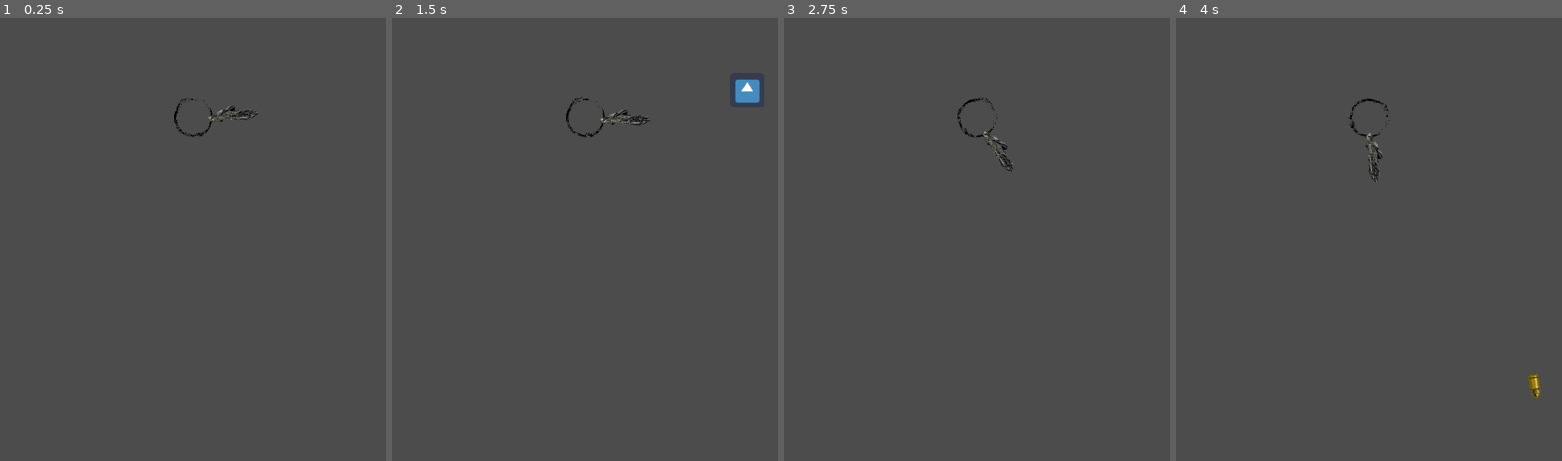
Above: before the commit, frames 1-4 (left to right).
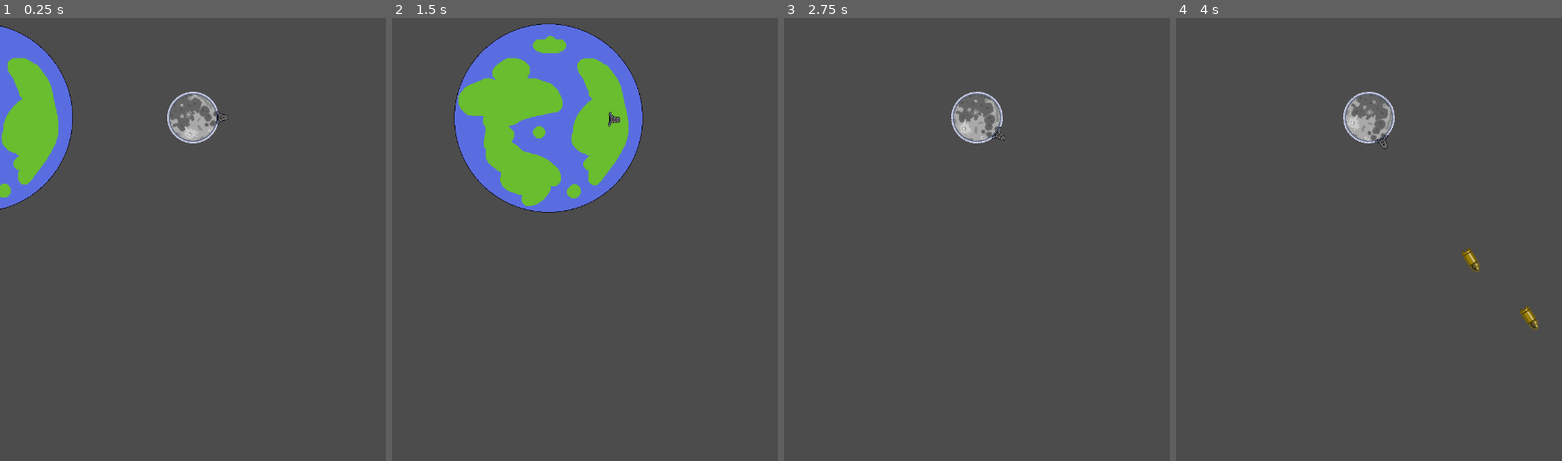
Above: after the commit, the same moments.

Repository: mollySnow/moonshot
Game: Godot game, scene res://nodes/world/world_root.tscn
Two runs of this game, one before a commit and one after it. Both use one fixed random seed, a clock stepped at 60 frames per second and the inputs below. The engine's default icon, where the game draws it, is replaced by a stand-in: a white triangle on a blue panel in a dark square.
Inputs (mouse positions are in pixels of both pictures, inside the frame that each line leads up to):
- Up to frame 1 (0.25 s): no input
- Up to frame 2 (1.5 s): tap Enter (ui_accept) at 0.5, 0.6, 0.77, 1.07 s; move the mouse to (669, 84) at 0.52 s; move the mouse to (507, 150) at 1.27 s; click (507, 150) at 1.35 s
- Up to frame 3 (2.75 s): tap Enter (ui_accept) at 1.52, 1.55, 1.82, 2.1 s; move the mouse to (outside the picture) at 2.02 s
- Up to frame 4 (4 s): move the mouse to (1349, 252) at 2.77 s; click (1349, 252) at 2.85 s; tap Enter (ui_accept) at 3.02, 3.05, 3.32, 3.6, 3.77 s; move the mouse to (1484, 221) at 3.52 s

The runs differ from the first frame. In frame 1, 6.9% of the frame differs, in the area x 0-67%, y 1-44%; in frame 2, 17%, in the area x 16-96%, y 1-44%; in frame 3, 1.0%; in frame 4, 1.4%.

Commit message:
removed mock textures, refactored gunscene (it simply doesnt exist anymore)

Diff:
--- a/src/nodes/gun/Gun.tscn
+++ b/src/nodes/gun/Gun.tscn
@@ -1,18 +1,16 @@
 [gd_scene load_steps=3 format=2]
 
 [ext_resource path="res://nodes/gun/Gun.gd" type="Script" id=1]
-[ext_resource path="res://nodes/moon/pngwing.com.png" type="Texture" id=2]
+[ext_resource path="res://nodes/moon/Gun test.png" type="Texture" id=2]
 
 [node name="Gun" type="Node2D"]
 script = ExtResource( 1 )
 force = 3
 
 [node name="Sprite2" type="Sprite" parent="."]
-rotation = -2.1485
-scale = Vector2( 0.0633442, 0.202578 )
 texture = ExtResource( 2 )
-offset = Vector2( -600, 320 )
+offset = Vector2( 0, -55 )
 
 [node name="BarrelEnd" type="Position2D" parent="."]
-position = Vector2( 121.953, -7.18028 )
+position = Vector2( 2.71051e-20, -66 )
 scale = Vector2( 727.731, 331969 )
--- a/src/nodes/moon/moon.gd
+++ b/src/nodes/moon/moon.gd
@@ -2,14 +2,18 @@
 
 export (NodePath) var orbit_node_path
 export (NodePath) var bullet_layer_path
+
+onready var bullet_packed = preload("res://nodes/bullet/bullet.tscn")
+
 onready var orbit = get_node(orbit_node_path)
 onready var bullet_layer = get_node(bullet_layer_path)
-onready var body = $RigidBody2D
 onready var gravity_orbit = $GravityFieldOrbit
-onready var gun = $RigidBody2D/Gun
 
-func _ready():
-	Signals.gun_shot_connect(self, "_on_Gun_gun_shot")
+onready var body = $MoonBody
+onready var gun_root = $MoonBody/GunRoot
+onready var bullet_spawn_point = $MoonBody/GunRoot/BulletSpawnPoint
+
+export var force = 2;
 
 
 func _process(_delta):
@@ -20,8 +24,16 @@
 		print("mouse angle: ", rot, " body rot: ", body.global_rotation)
 		body.apply_torque_impulse(rot * 100)
 	if Input.is_action_just_pressed("ui_accept"):
-		gun.shoot()
+		_shoot_gun()
 
 
-func _on_Gun_gun_shot(v, force):
-	body.apply_central_impulse(v * force)
+func _shoot_gun():
+	var direction = (bullet_spawn_point.global_position - body.global_position).normalized()
+	var boom = 500
+	var bullet = bullet_packed.instance()
+	bullet.set_name("bullet")
+	bullet_layer.add_child(bullet)
+	bullet.global_position = bullet_spawn_point.global_position
+	bullet.linear_velocity = direction * boom
+	bullet.rotation = direction.angle()
+	body.apply_central_impulse(-(bullet_spawn_point.global_position - body.global_position) * force)
--- a/src/nodes/moon/moon.tscn
+++ b/src/nodes/moon/moon.tscn
@@ -1,14 +1,15 @@
-[gd_scene load_steps=6 format=2]
+[gd_scene load_steps=7 format=2]
 
-[ext_resource path="res://nodes/moon/circle_PNG62.png" type="Texture" id=1]
+[ext_resource path="res://nodes/moon/Moon test.png" type="Texture" id=1]
 [ext_resource path="res://nodes/moon/moon.gd" type="Script" id=2]
-[ext_resource path="res://nodes/gun/Gun.tscn" type="PackedScene" id=3]
+[ext_resource path="res://nodes/moon/Gun test.png" type="Texture" id=3]
+[ext_resource path="res://nodes/moon/Moonring test.png" type="Texture" id=4]
 
 [sub_resource type="CircleShape2D" id=1]
 radius = 308.5
 
 [sub_resource type="CircleShape2D" id=2]
-radius = 38.7244
+radius = 48.5183
 
 [node name="MoonRoot" type="Node2D"]
 position = Vector2( 81.4253, 33.371 )
@@ -24,20 +25,31 @@
 gravity = 190.868
 linear_damp = 1.0
 
-[node name="CollisionShape2D" type="CollisionShape2D" parent="GravityFieldOrbit/GravityField"]
+[node name="GravityFieldShape" type="CollisionShape2D" parent="GravityFieldOrbit/GravityField"]
 shape = SubResource( 1 )
 
-[node name="RigidBody2D" type="RigidBody2D" parent="."]
+[node name="MoonBody" type="RigidBody2D" parent="."]
 position = Vector2( 400, 0 )
 
-[node name="CollisionShape2D" type="CollisionShape2D" parent="RigidBody2D"]
+[node name="MoonShape" type="CollisionShape2D" parent="MoonBody"]
 shape = SubResource( 2 )
 
-[node name="Sprite" type="Sprite" parent="RigidBody2D"]
-scale = Vector2( 0.04, 0.04 )
+[node name="MoonSprite" type="Sprite" parent="MoonBody"]
 texture = ExtResource( 1 )
 
-[node name="Gun" parent="RigidBody2D" instance=ExtResource( 3 )]
+[node name="Camera2D" type="Camera2D" parent="MoonBody"]
+current = true
 
-[node name="Camera2D" type="Camera2D" parent="RigidBody2D"]
-current = true
+[node name="GunRoot" type="Node2D" parent="MoonBody"]
+
+[node name="GunSprite" type="Sprite" parent="MoonBody/GunRoot"]
+position = Vector2( 55, 0 )
+rotation = 1.5708
+z_index = 1
+texture = ExtResource( 3 )
+
+[node name="BulletSpawnPoint" type="Position2D" parent="MoonBody/GunRoot"]
+position = Vector2( 100, 0 )
+
+[node name="Sprite" type="Sprite" parent="MoonBody"]
+texture = ExtResource( 4 )
--- a/src/nodes/world/world_root.tscn
+++ b/src/nodes/world/world_root.tscn
@@ -1,7 +1,7 @@
 [gd_scene load_steps=3 format=2]
 
 [ext_resource path="res://nodes/moon/moon.tscn" type="PackedScene" id=1]
-[ext_resource path="res://icon.png" type="Texture" id=2]
+[ext_resource path="res://nodes/world/Eearth test.png" type="Texture" id=2]
 
 [node name="WorldRoot" type="Node2D"]
 position = Vector2( 1224.23, 561.562 )
Renamed: src/nodes/gun/Gun test.png -> src/nodes/moon/Gun test.png
Not shown, added: src/nodes/moon/Gun test.png.import
Not shown, added: src/nodes/moon/Moon test.png.import
Not shown, added: src/nodes/moon/Moonring test.png.import
Not shown, added: src/nodes/world/Eearth test.png.import
